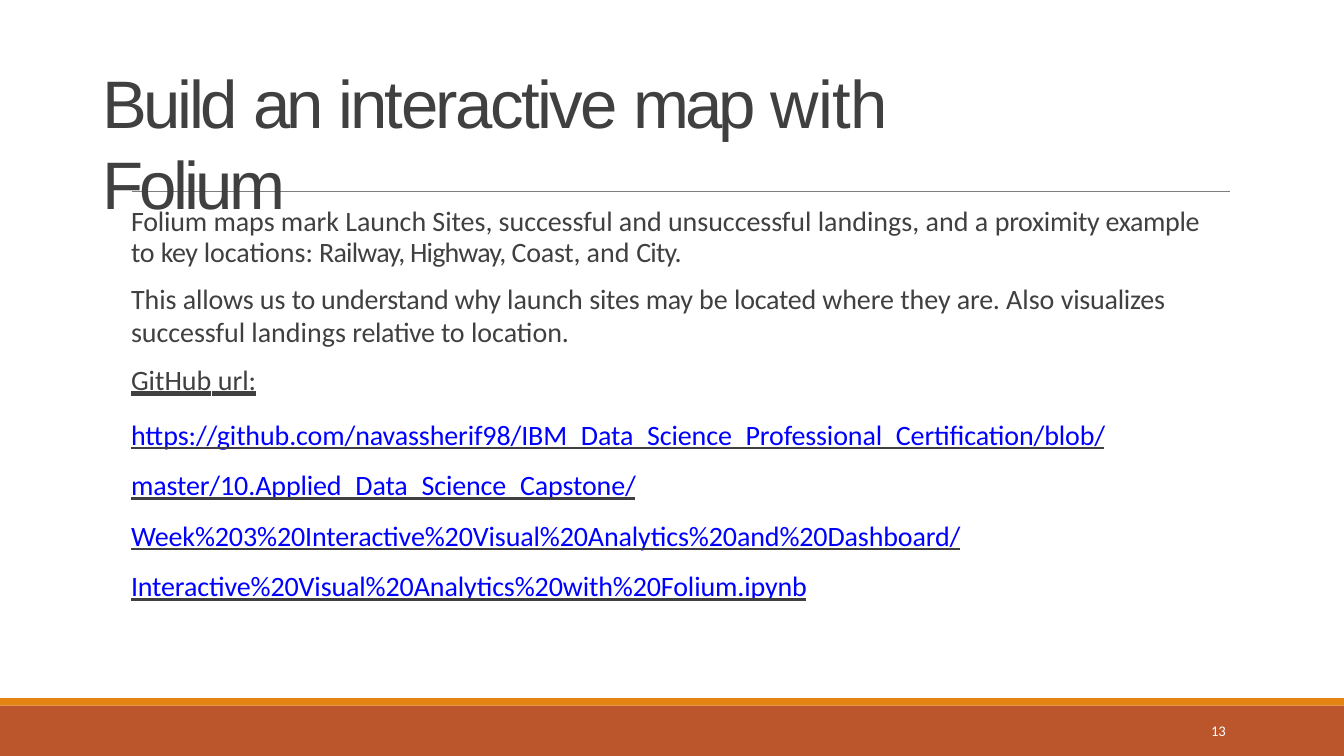
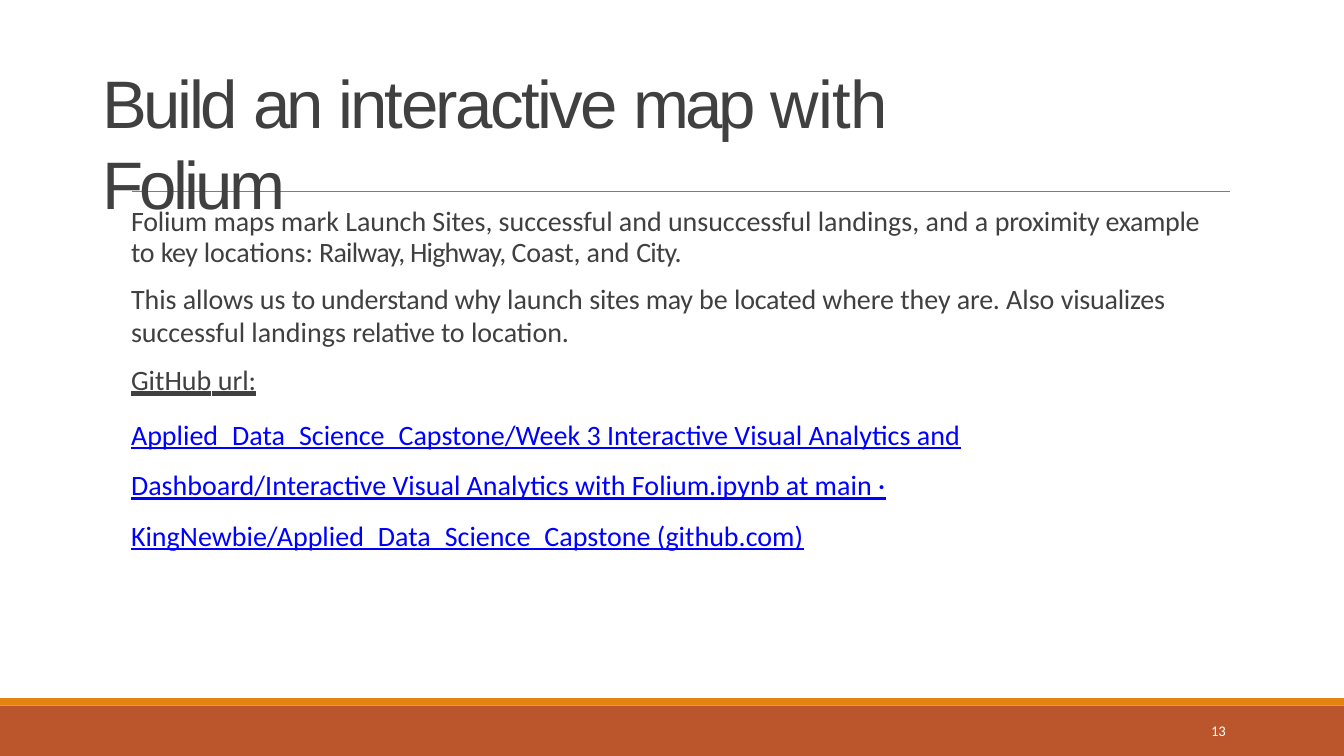
Before and after one commit to KingNewbie/Applied_Data_Science_Capstone, a slide deck: slide 13 of Week 5 Present Your Data-Driven Insights/Data Science Journey.pptx. Drawn at 1344x756 pixels with LibreOffice and Linux fonts; fonts in the diff are those of the drawing. Boxes give left, top, right and bottom in pixels: in the first picture for what was removed or moved away, otherwise in the second. Text is boxed around its words. In the diff, an @@ line names an element or a change of style, - is before the commit and + after.

```diff
--- a/Week 5 Present Your Data-Driven Insights/Data Science Journey.pptx
+++ b/Week 5 Present Your Data-Driven Insights/Data Science Journey.pptx
@@ text at bbox=[131, 425, 960, 551]: text changed @@
-https://github.com/navassherif98/IBM_Data_Science_Professional_Certification/blob/master/10.Applied_Data_Science_Capstone/Week%203%20Interactive%20Visual%20Analytics%20and%20Dashboard/Interactive%20Visual%20Analytics%20with%20Folium.ipynb
+Applied_Data_Science_Capstone/Week 3 Interactive Visual Analytics and Dashboard/Interactive Visual Analytics with Folium.ipynb at main · KingNewbie/Applied_Data_Science_Capstone (github.com)
```
Also in this commit, not shown: 7 other slides changed.
